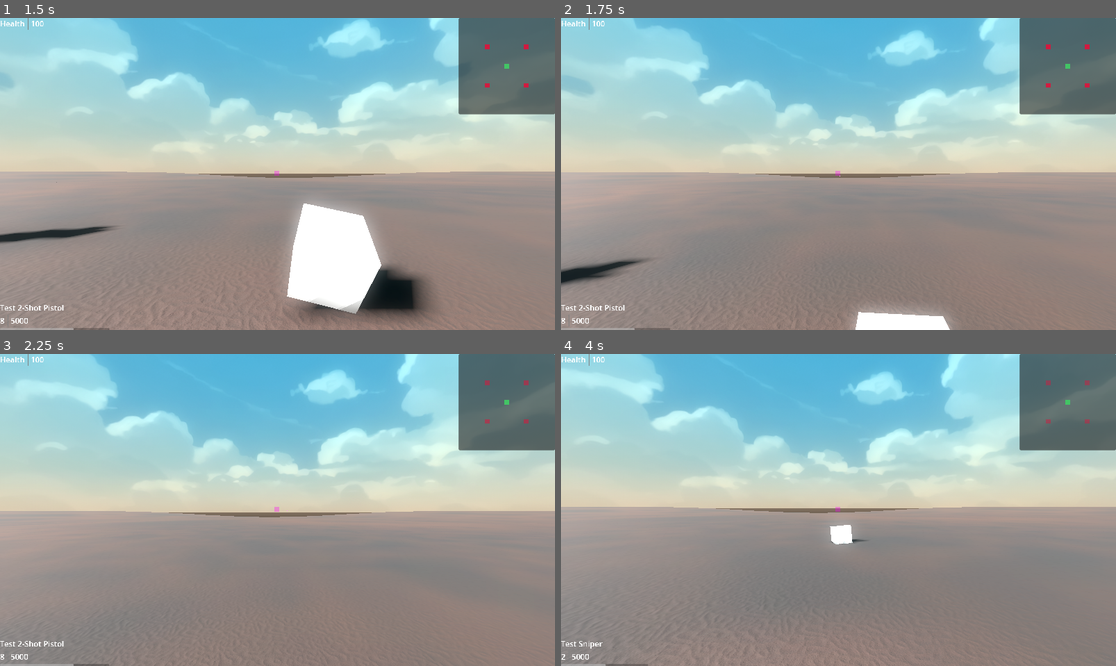
Above: before the commit, frames 1-4 (two rows, left to right).
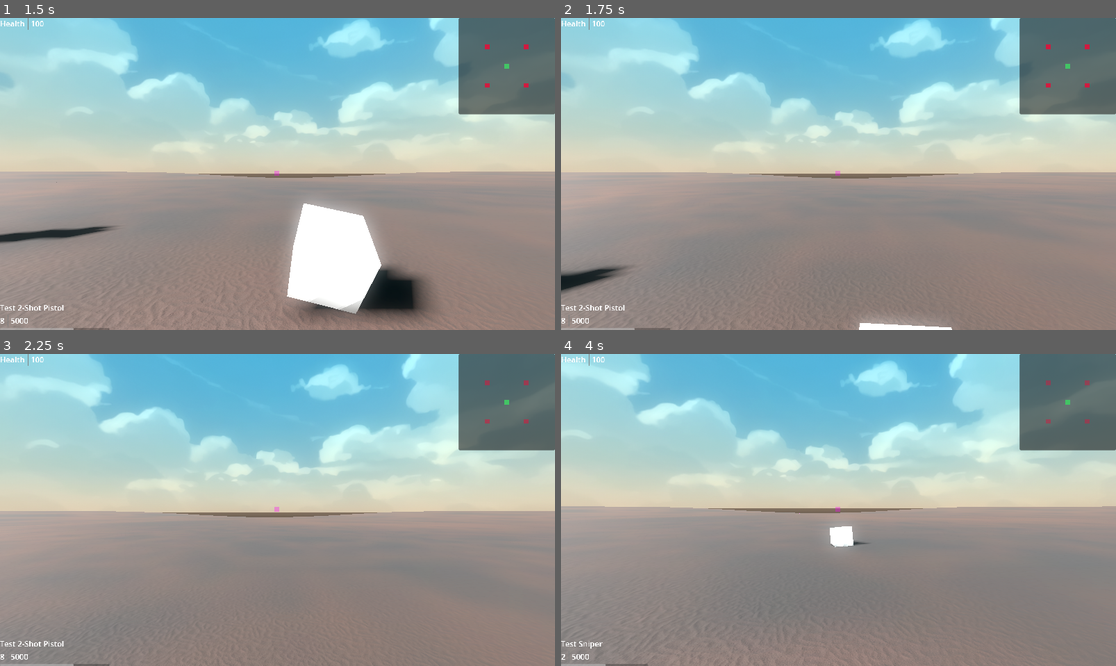
Above: after the commit, the same moments.

Repository: mabanana/FPS-Project-A
Game: Godot game, scene res://test_scene.tscn
The game is run twice, just before and just after one commit, with the same random seed, the same clock (stepped at 60 frames per second) and the same inputs.
Inputs (mouse positions are in pixels of both pictures, inside the frame that each line leads up to):
- Up to frame 1 (1.5 s): tap Enter (ui_accept) at 0.5, 0.77 s; move the mouse to (305, 174) at 0.52 s; hold Q (drop_equip) 0.53-1.28 s; hold Up (ui_up) from 0.53 s (still down); click (305, 174) at 0.8 s; move the mouse to (249, 174) at 1.27 s; click (249, 174) at 1.35 s
- Up to frame 2 (1.75 s): keep holding Up (ui_up); tap Enter (ui_accept) at 1.52 s; tap Shift (sprint) at 1.55 s
- Up to frame 3 (2.25 s): keep holding Up (ui_up); move the mouse to (288, 503) at 2.02 s; hold Shift (sprint) from 2.03 s (still down)
- Up to frame 4 (4 s): keep holding Up (ui_up); tap Q (drop_equip) at 2.3, 2.85 s; move the mouse to (832, 516) at 2.77 s; release Shift (sprint) at 2.78 s; tap Enter (ui_accept) at 3.02, 3.77 s; click (832, 516) at 3.05 s; move the mouse to (877, 513) at 3.52 s; hold 1 (hotkey_1) from 3.53 s (still down); tap Shift (sprint) at 3.8 s

Frame 1 is identical in both runs. In frame 2, 5.4% of the frame differs, in the area x 0-99%, y 0-100%; in frame 3, 1.6%; in frame 4, 4.0%.

Commit message:
Implement continue firing after reload end

Diff:
--- a/gun_slot.gd
+++ b/gun_slot.gd
@@ -31,7 +31,7 @@
 	if shoot_cd.tick(delta) <= 0:
 		_finish_cd()
 	if character.is_as(PlayerModel.ActionState.reloading) and reload_cd.tick(delta) <= 0:
-			_finish_cd()
+		_finish_cd(contexts.reload_ended)
 
 func reload():
 	if not active_gun or active_gun.metadata.mag_size == active_gun.mag_curr:
@@ -51,6 +51,7 @@
 				result.collider.take_damage(damage_number, damage_scale, character, result.position)
 	_update_mag(active_gun.mag_curr - active_gun.metadata.ammo_per_shot)
 
+
 func pickup_gun(gun_model: GunModel, gun_id: int):
 	_add_gun_to_inventory(gun_model)
 	_pickup_gun_from_map(gun_id)
@@ -85,10 +86,10 @@
 
 func finish_reload():
 	reset_gun_slot()
-	character.set_action_state(PlayerModel.ActionState.idling)
 	var new_mag = min(core.inventory.ammo, active_gun.metadata.mag_size)
 	_set_ammo(core.inventory.ammo - new_mag + active_gun.mag_curr)
 	_update_mag(new_mag)
+	character.set_action_state(PlayerModel.ActionState.idling)
 
 func reset_gun_slot():
 	shoot_cd.reset_cd(0)
@@ -112,19 +113,22 @@
 	if len(core.inventory.guns) > 0:
 		if context == contexts.gun_swap_started:
 			_set_active_gun(core.inventory.active_gun_index, payload["is_cycle"], payload["prev_index"])
+		elif context == contexts.reload_started:
+			reload()
+		elif context == contexts.reload_ended:
+			finish_reload()
+
 		if core.player.is_ads:
 			set_camera_zoom(active_gun.metadata.zoom, true)
 		else:
 			set_camera_zoom(0, false)
+		print(core.player.action_state)
 		if core.player.action_state == PlayerModel.ActionState.triggering and shoot_cd.tick(0) <= 0:
 			if active_gun.mag_curr > 0:
 				shoot()
 			if active_gun.mag_curr <= 0:
 				character.set_action_state(PlayerModel.ActionState.reloading)
-		elif context == contexts.reload_started:
-			reload()
-		elif core.player.action_state == PlayerModel.ActionState.reloading and reload_cd.tick(0) <= 0:
-			finish_reload()
+
 
 	# Logs
 	if context == contexts.gun_dropped and not active_gun:
@@ -197,5 +201,5 @@
 	core.map.entities[payload["rid"]] = payload["entity_model"]
 	core_changed.emit(contexts.bullet_hole_added, payload)
 
-func _finish_cd():
-	core_changed.emit(contexts.none, null)
+func _finish_cd(context = contexts.none):
+	core_changed.emit(context, null)
--- a/models/services.gd
+++ b/models/services.gd
@@ -11,6 +11,7 @@
 	bullet_hole_added,
 	map_updated,
 	reload_started,
+	reload_ended,
 	enemy_spawned,
 	damage_dealt,
 	player_spawned,
--- a/player.gd
+++ b/player.gd
@@ -19,6 +19,7 @@
 var object_in_view
 var hp : int = 100
 var input_dir: Vector2
+var trigger_down : bool
 var fov_multiplier: float
 
 var jump_cd: Countdown
@@ -87,9 +88,11 @@
 			set_movement_state(PlayerModel.MovementState.sprinting)
 
 	if event.is_action_pressed("left_click"):
+		trigger_down = true
 		if !is_as(PlayerModel.ActionState.reloading) and !is_as(PlayerModel.ActionState.throwing):
 			set_action_state(PlayerModel.ActionState.triggering)
 	elif event.is_action_released("left_click"):
+		trigger_down = false
 		if is_as(PlayerModel.ActionState.triggering):
 			set_action_state(PlayerModel.ActionState.idling)
 	if event.is_action_pressed("right_click"):
@@ -177,8 +180,8 @@
 func set_action_state(state: PlayerModel.ActionState):
 	if core.player.action_state == state:
 		return
+	core.player.action_state = state
 	_on_action_change(state, core.player.action_state)
-	core.player.action_state = state
 	if state == PlayerModel.ActionState.reloading:
 		core_changed.emit(contexts.reload_started, null)
 	else:
@@ -187,8 +190,8 @@
 func set_movement_state(state: PlayerModel.MovementState):
 	if core.player.movement_state == state:
 		return
+	core.player.movement_state = state
 	_on_movement_change(state,  core.player.movement_state)
-	core.player.movement_state = state
 	core_changed.emit(contexts.none, null)
 
 func is_ms(state: PlayerModel.MovementState):
@@ -201,6 +204,8 @@
 	prints("Action state changed to " + str(next_state))
 	if next_state != PlayerModel.ActionState.idling:
 		set_movement_state(PlayerModel.MovementState.standing)
+	elif trigger_down:
+		set_action_state(PlayerModel.ActionState.triggering)
 	pass
 
 func _on_movement_change(next_state: PlayerModel.MovementState, prev_state: PlayerModel.MovementState):
@@ -210,7 +215,9 @@
 		set_ads(false)
 		set_action_state(PlayerModel.ActionState.idling)
 		anim.play("sprint_fov")
+
 	if prev_state == PlayerModel.MovementState.sprinting:
 		# TODO: find a better implementation
 		anim.stop()
+
 	pass
